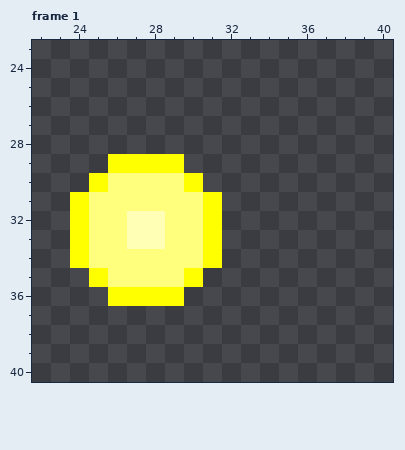
A pixel-art file gets an edit: public/assets/effects/lightburst-2.ase. The picture above is the old version.
32x32 pixels, 7 frames. Shown: frame 1: x 22..40, y 23..40. The old version is drawn lined up with the new one, on the new canvas. The commit also changed other frames, which this record leaves out.
The result:
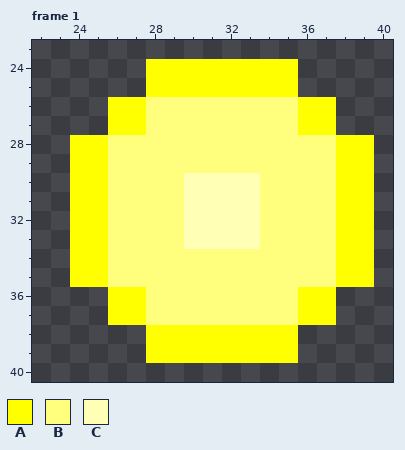
Palette (. is transparent): A #ffff00  B #ffff7d  C #ffffb6
What changed:
canvas 32x32 -> 64x64, the old top-left corner now at 12,17
--- frame 1
@@ x 22..40 @@
 23 ...................
-24 ...................
-25 ...................
-26 ...................
-27 ...................
-28 ...................
-29 ....AAAA...........
-30 ...ABBBBA..........
-31 ..ABBBBBBA.........
-32 ..ABBCCBBA.........
-33 ..ABBCCBBA.........
-34 ..ABBBBBBA.........
-35 ...ABBBBA..........
-36 ....AAAA...........
-37 ...................
-38 ...................
-39 ...................
+24 ......AAAAAAAA.....
+25 ......AAAAAAAA.....
+26 ....AABBBBBBBBAA...
+27 ....AABBBBBBBBAA...
+28 ..AABBBBBBBBBBBBAA.
+29 ..AABBBBBBBBBBBBAA.
+30 ..AABBBBCCCCBBBBAA.
+31 ..AABBBBCCCCBBBBAA.
+32 ..AABBBBCCCCBBBBAA.
+33 ..AABBBBCCCCBBBBAA.
+34 ..AABBBBBBBBBBBBAA.
+35 ..AABBBBBBBBBBBBAA.
+36 ....AABBBBBBBBAA...
+37 ....AABBBBBBBBAA...
+38 ......AAAAAAAA.....
+39 ......AAAAAAAA.....
 40 ...................
Pixel boxes of the changes (left, top, right, bottom) in both pictures:
changed: (70, 59, 374, 363)
